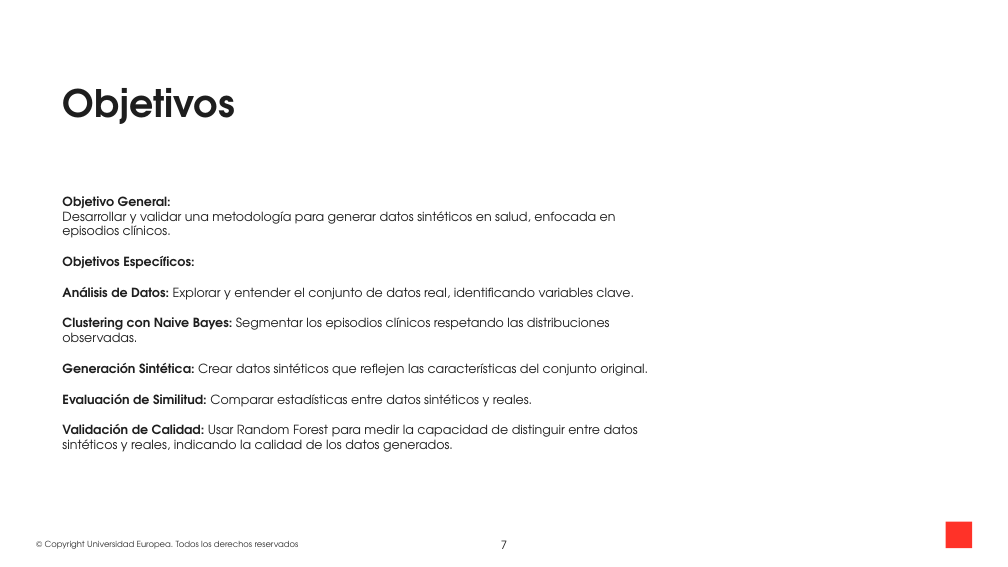
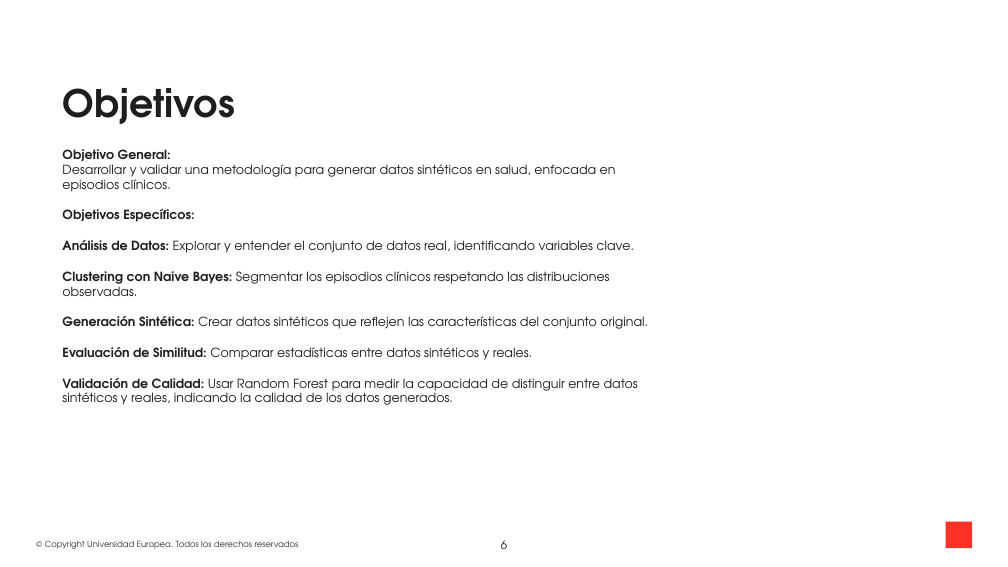
Before and after one commit to gerardmarturia/Sintetic-data-GMN, a slide deck: slide 6 of Presentacion/Presentacion TFM GMN.pptx (slide 7 before the commit). Drawn at 1008x567 pixels with LibreOffice and Linux fonts; fonts in the diff are those of the drawing; background and template pictures are left out. Boxes give left, top, right and bottom in pixels: in the first picture for what was removed or moved away, otherwise in the second. Text is boxed around its words. In the diff, an @@ line names an element or a change of style, - is before the commit and + after.

```diff
--- a/Presentacion/Presentacion TFM GMN.pptx
+++ b/Presentacion/Presentacion TFM GMN.pptx
@@ text "Objetivo General: Desarrollar y validar ...": place and size @@
-text "Objetivo General: Desarrollar y validar ..." at [62, 196, 648, 452]
+text "Objetivo General: Desarrollar y validar ..." at [62, 149, 648, 405]
@@ page number at [501, 540, 507, 549]: text changed @@
-7
+6
```
Also in this commit, not shown: 9 other slides changed, 8 slides added, 4 slides removed.
